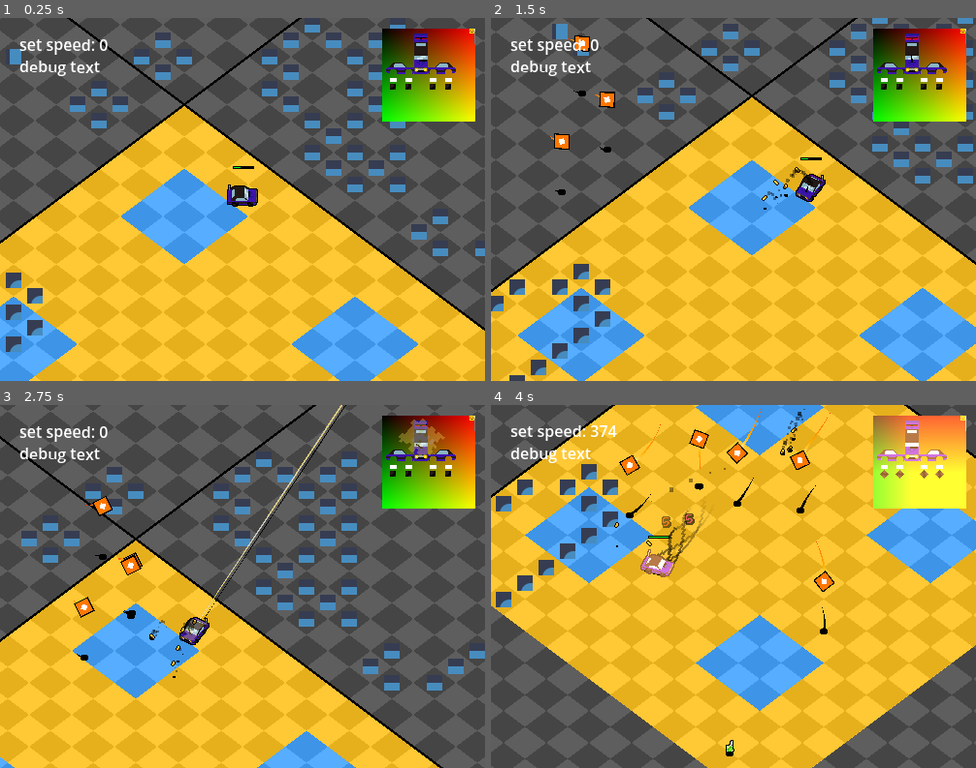
Above: before the commit, frames 1-4 (two rows, left to right).
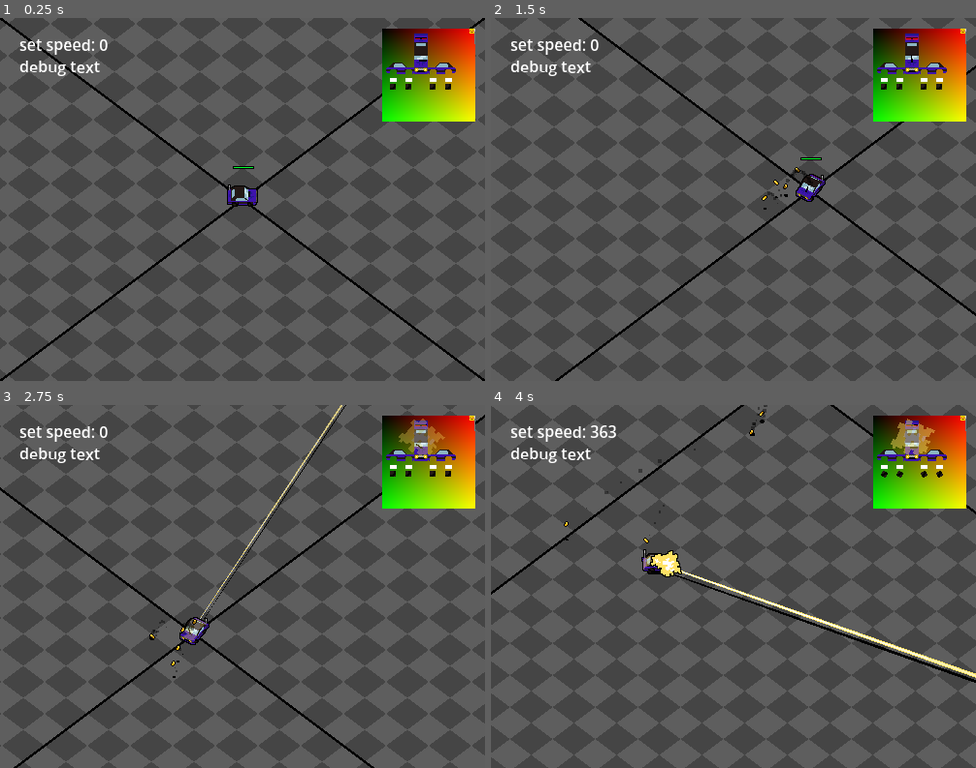
Above: after the commit, the same moments.

Repository: kaiakairos/yeehawDrive
Game: Godot game, scene res://world_scenes/test/test_enemy_spawning.tscn
Same seed, same stepped clock (60 frames per second), same inputs: the game is played once before the commit and once after it. Before the commit the project starts from res://world_scenes/test/test_track.tscn. The engine's default icon, where the game draws it, is replaced by a stand-in: a white triangle on a blue panel in a dark square.
Inputs (mouse positions are in pixels of both pictures, inside the frame that each line leads up to):
- Up to frame 1 (0.25 s): no input
- Up to frame 2 (1.5 s): tap Enter at 0.5 s; move the mouse to (840, 181) at 0.52 s; press the mouse at (840, 181) at 0.53 s; hold D (turnRight) 0.53-1.28 s; tap Space (hop) at 0.77 s; move the mouse to (636, 217) at 1.27 s; release the mouse at (636, 217) at 1.28 s; hold S (brake) from 1.28 s (still down); tap F (testKey) at 1.35 s
- Up to frame 3 (2.75 s): tap Space (hop) at 1.52 s; move the mouse to (291, 506) at 2.02 s; release S (brake) at 2.03 s; press the mouse at (291, 506) at 2.03 s; hold D (turnRight) from 2.03 s (still down)
- Up to frame 4 (4 s): move the mouse to (709, 659) at 2.77 s; release D (turnRight) at 2.78 s; release the mouse at (709, 659) at 2.78 s; hold W (accelerate) 2.78-3.53 s; tap F (testKey) at 2.85 s; tap Space (hop) at 3.02, 3.77 s; move the mouse to (879, 640) at 3.52 s; press the mouse at (879, 640) at 3.53 s; hold A (turnLeft) from 3.53 s (still down)

The runs differ from the first frame. In frame 1, 72% of the frame differs, in the area x 0-100%, y 0-100%; in frame 2, 74%; in frame 3, 64%; in frame 4, 94%.

Commit message:
end of irl jam day

Diff:
--- a/autoload/GlobalReference.gd
+++ b/autoload/GlobalReference.gd
@@ -2,3 +2,4 @@
 
 var player :PlayerCar
 var playerCamera :Camera2D
+var playerHealthComponent :HealthComponent
--- a/classes/classHealthComponent.gd
+++ b/classes/classHealthComponent.gd
@@ -16,12 +16,15 @@
 
 signal tookKnockback(amount:Vector2)
 signal healthUpdated(health:int,maxHealth:int)
+signal healed(amount:int)
 
 @export var isPlayer :bool = false
 
 func _ready() -> void:
 	setMaxHealth()
 	health = maxHealth
+	if isPlayer:
+		GlobalReference.playerHealthComponent = self
 
 func setMaxHealth() -> void:
 	maxHealth = defaultMaxHealth + (healthIncreasePerLevel * (healthUpgradeLevel-1))
@@ -52,10 +55,25 @@
 	emit_signal("tookDamage",amount)
 
 	emit_signal("healthUpdated",health,maxHealth)
-
 	if health <= 0 and !emittedKilled:
 		emit_signal("justgotkilled")
 		emittedKilled = true
 
+
+func heal(amount:int) -> void:
+	if emittedKilled:
+		return # don't heal if we've already died
+	health += amount
+	health = min(health,maxHealth)
+
+	var obj :DamageIndicator= damageIndicator.instantiate()
+	obj.displayNumber = amount
+	obj.displayColor = Color(0.407, 1.0, 0.0, 1.0)
+	obj.global_position = get_parent().global_position
+	get_parent().get_parent().add_child(obj)
+
+	emit_signal("healed",amount)
+	emit_signal("healthUpdated",health,maxHealth)
+
 func recieveKnockback(vel:Vector2) -> void:
 	emit_signal("tookKnockback",vel)
--- a/classes/classPickup.gd
+++ b/classes/classPickup.gd
@@ -27,7 +27,6 @@
 
 func _ready() -> void:
 	vely = -250.0
-	velocity = Vector2(60,60)
 	shadow.z_index = -5
 	area.monitoring = false
 	area.collision_layer = 16
@@ -108,6 +107,10 @@
 func getPickedUp() -> void:
 	state = 2
 	vely = -300.0
+	if GlobalReference.player.driftboost > 20.0:
+		amount *= 2
 
 func giveReward() -> void:
-	pass
+	match pickupType:
+		0: # health
+			GlobalReference.playerHealthComponent.heal(amount)
--- a/object_scenes/enemies/boidFlyer/boid_flyer.gd
+++ b/object_scenes/enemies/boidFlyer/boid_flyer.gd
@@ -79,7 +79,7 @@
 				for hitbox in response:
 					if hitbox.parentObject == GlobalReference.player:
 
-						hitbox.healthCompenent.dealDamage(5)
+						hitbox.healthCompenent.dealDamage(10)
 						hitPlayerInThisDash = true
 
 		states.DASHRECOVER:
@@ -168,6 +168,11 @@
 
 func _on_health_component_justgotkilled() -> void:
 	queue_free()
+	for i in range((randi() % 2) + 1):
+		var obj = load("res://object_scenes/pickups/healthPickup/health_pickup.tscn").instantiate()
+		obj.global_position = global_position
+		obj.velocity = velocity.rotated(randf_range(-0.1,0.1)) * randf_range(0.9,1.1)
+		get_parent().add_child(obj)
 
 
 func _on_health_component_took_knockback(amount: Vector2) -> void:
--- a/object_scenes/enemies/boidFlyer/boid_flyer.tscn
+++ b/object_scenes/enemies/boidFlyer/boid_flyer.tscn
@@ -78,7 +78,7 @@
 
 [node name="HealthComponent" type="Node" parent="." unique_id=210973293]
 script = ExtResource("4_7lida")
-defaultMaxHealth = 100933
+defaultMaxHealth = 50
 metadata/_custom_type_script = "uid://b2ojjqp0ucgev"
 
 [connection signal="justgotkilled" from="HealthComponent" to="." method="_on_health_component_justgotkilled"]
--- a/object_scenes/pickups/healthPickup/health_pickup.tscn
+++ b/object_scenes/pickups/healthPickup/health_pickup.tscn
@@ -22,8 +22,8 @@
 radius = 8.0
 
 [node name="HealthPickup" type="Node2D" unique_id=1088978428 node_paths=PackedStringArray("area", "nodeToHeightAdjust", "shadow", "trailLine")]
-position = Vector2(58, 62)
 script = ExtResource("1_tjuep")
+amount = 2
 area = NodePath("Area2D")
 nodeToHeightAdjust = NodePath("HeightOrigin")
 shadow = NodePath("Shadow")
--- a/object_scenes/player/playerCar.tscn
+++ b/object_scenes/player/playerCar.tscn
@@ -17,6 +17,7 @@
 [ext_resource type="Texture2D" uid="uid://8yj81ni5ykk5" path="res://object_scenes/player/sprites/brakeLight.png" id="13_k6d32"]
 [ext_resource type="Texture2D" uid="uid://dq8j105nqwnjt" path="res://object_scenes/player/sprites/wheelSpin.png" id="14_kpalf"]
 [ext_resource type="Script" uid="uid://ceonafxkm0wi8" path="res://object_scenes/player/hit_flash.gd" id="15_y8uur"]
+[ext_resource type="Texture2D" uid="uid://cgj4lvvw5dj4q" path="res://object_scenes/player/sprites/healEffect.png" id="18_5e2l8"]
 [ext_resource type="Script" uid="uid://b7m0ae0gibbw0" path="res://object_scenes/player/pickup_box.gd" id="18_smrv5"]
 
 [sub_resource type="Curve" id="Curve_rsetr"]
@@ -55,7 +56,7 @@
 colors = PackedColorArray(18.892157, 18.892157, 18.892157, 1, 18.892157, 0, 0, 1, 14.361845, 0, 0, 1, 18.892157, 9.323401, 9.323401, 1, 1, 1, 1, 1, 1.8005236, 0, 0, 1, 1.517972, 1.3916658, 1.1683453, 1, 1.200701, 0.7877348, 0.40112868, 1, 0, 0, 0, 1)
 
 [sub_resource type="CircleShape2D" id="CircleShape2D_4h0gv"]
-radius = 42.107006
+radius = 69.354164
 
 [node name="PlayerCar" type="CharacterBody2D" unique_id=1822216303 node_paths=PackedStringArray("spriteStackContainer", …(229 unchanged characters)…
 script = ExtResource("1_rsetr")
@@ -80,7 +81,6 @@
 
 [node name="HealthComponent" type="Node" parent="." unique_id=180869992]
 script = ExtResource("7_1pw4n")
-defaultMaxHealth = 300
 isPlayer = true
 metadata/_custom_type_script = "uid://b2ojjqp0ucgev"
 
@@ -299,6 +299,16 @@
 script = ExtResource("15_y8uur")
 hitflash = SubResource("Gradient_i67wl")
 
+[node name="HealEffect" type="Sprite2D" parent="SubViewport" unique_id=1653696497]
+position = Vector2(40, 42)
+scale = Vector2(20, 20)
+texture = ExtResource("18_5e2l8")
+
+[node name="HealFlash" type="ColorRect" parent="SubViewport" unique_id=1686140147]
+offset_right = 96.0
+offset_bottom = 96.0
+color = Color(0.7704825, 1, 0.5053218, 0)
+
 [node name="PickupBox" type="Area2D" parent="." unique_id=2044666378]
 collision_layer = 0
 collision_mask = 16
@@ -308,6 +318,7 @@
 [node name="CollisionShape2D" type="CollisionShape2D" parent="PickupBox" unique_id=1210781274]
 shape = SubResource("CircleShape2D_4h0gv")
 
+[connection signal="healed" from="HealthComponent" to="SubViewport" method="_on_health_component_healed"]
 [connection signal="healthUpdated" from="HealthComponent" to="." method="_on_health_component_health_updated"]
 [connection signal="healthUpdated" from="HealthComponent" to="ProgressBars/healthbar" method="updateMax"]
 [connection signal="tookDamage" from="HealthComponent" to="SubViewport/HitFlash" method="_on_health_component_took_damage"]
--- a/object_scenes/player/skinAnimations.gd
+++ b/object_scenes/player/skinAnimations.gd
@@ -10,6 +10,11 @@
 
 	$wheels/wheel3.rotate(parent.velocity.length() * delta * 0.06)
 	$wheels/wheel4.rotate(parent.velocity.length() * delta * 0.06)
+
+
+	$HealEffect.scale = $HealEffect.scale.move_toward(Vector2(19,19),delta*60.0)
+	$HealFlash.color.a = move_toward($HealFlash.color.a,0.0,delta*4.0)
+
 
 var playingWindshieldWiper :bool = false
 func playAnimWindshieldWiper() -> void:
@@ -32,3 +37,8 @@
 		await tweenBack.finished
 
 	playingWindshieldWiper = false
+
+
+func _on_health_component_healed(amount: int) -> void:
+	$HealEffect.scale = Vector2.ZERO
+	$HealFlash.color.a = 1.0
--- a/project.godot
+++ b/project.godot
@@ -11,7 +11,7 @@
 [application]
 
 config/name="yeehawDrive"
-run/main_scene="uid://ioga8i1ygycu"
+run/main_scene="uid://b2troqmejf1v7"
 config/features=PackedStringArray("4.7", "GL Compatibility")
 run/max_fps=60
 config/icon="res://icon.svg"
--- /dev/null
+++ b/world_scenes/test/test_enemy_spawning.gd
@@ -0,0 +1,29 @@
+extends Node2D
+
+# this is just a placeholder scene to get a basic gameplay loop available for a demo
+
+var enemyScene :PackedScene = preload("res://object_scenes/enemies/boidFlyer/boid_flyer.tscn")
+
+var enemySpawnTimer :float = 0.0
+
+func _process(delta: float) -> void:
+	enemySpawnTimer += delta
+
+	if enemySpawnTimer > 4.0:
+		spawnEnemy()
+		enemySpawnTimer = 0.0
+
+	if GlobalReference.playerHealthComponent.health <= 0:
+		get_tree().reload_current_scene()
+
+
+func spawnEnemy() -> void:
+
+	var erm :Array[Node] = get_tree().get_nodes_in_group("boidAvoid")
+
+	if erm.size() > 5:
+		return
+
+	var obj :BoidFlyer = enemyScene.instantiate()
+	obj.global_position = GlobalReference.player.global_position + Vector2(500,0).rotated(randf_range(-PI,PI))
+	add_child(obj)
--- /dev/null
+++ b/world_scenes/test/test_enemy_spawning.tscn
@@ -0,0 +1,10 @@
+[gd_scene format=3 uid="uid://b2troqmejf1v7"]
+
+[ext_resource type="PackedScene" uid="uid://b3fnthab616xg" path="res://object_scenes/player/playerCar.tscn" id="1_i650g"]
+[ext_resource type="Script" uid="uid://b85gtocsph76p" path="res://world_scenes/test/test_enemy_spawning.gd" id="1_msgng"]
+
+[node name="TestEnemySpawning" type="Node2D" unique_id=1036910431]
+y_sort_enabled = true
+script = ExtResource("1_msgng")
+
+[node name="PlayerCar" parent="." unique_id=1822216303 instance=ExtResource("1_i650g")]
--- a/world_scenes/test/test_track.tscn
+++ b/world_scenes/test/test_track.tscn
@@ -5,7 +5,6 @@
 [ext_resource type="Shader" uid="uid://br1i5ijo32w5" path="res://zeeg/shaders_materials/isoFlatten/isoFlatten.gdshader" id="3_pek5h"]
 [ext_resource type="Texture2D" uid="uid://bd7u8gcbsq7yv" path="res://icon.svg" id="4_gg5kx"]
 [ext_resource type="Texture2D" uid="uid://ceslsi3o8w7p5" path="res://world_scenes/test/sand.png" id="4_pek5h"]
-[ext_resource type="PackedScene" uid="uid://clioghtldn7s2" path="res://object_scenes/enemies/boidFlyer/boid_flyer.tscn" id="6_sgdyf"]
 [ext_resource type="PackedScene" uid="uid://7lg081jip8q" path="res://object_scenes/pickups/healthPickup/health_pickup.tscn" id="7_u4rqo"]
 
 [sub_resource type="ShaderMaterial" id="ShaderMaterial_35rhc"]
@@ -125,21 +124,6 @@
 tile_map_data = PackedByteArray("AAD7//v/AAABAAIAAAD7//z/AAABAAIAAAD3/wQAAAABAAIAAAD+////AAACAAEAAAD9////AAACAAEAAAD9/w …(2144 unchanged characters)…
 tile_set = SubResource("TileSet_kytb2")
 
-[node name="BoidFlyer" parent="." unique_id=1505610253 instance=ExtResource("6_sgdyf")]
-position = Vector2(-323, 29)
-
-[node name="BoidFlyer2" parent="." unique_id=232165077 instance=ExtResource("6_sgdyf")]
-position = Vector2(-323, 29)
-
-[node name="BoidFlyer3" parent="." unique_id=910860629 instance=ExtResource("6_sgdyf")]
-position = Vector2(-323, 29)
-
-[node name="BoidFlyer4" parent="." unique_id=912587965 instance=ExtResource("6_sgdyf")]
-position = Vector2(-323, 29)
-
-[node name="BoidFlyer5" parent="." unique_id=1700235740 instance=ExtResource("6_sgdyf")]
-position = Vector2(-327, 31)
-
 [node name="HealthPickup" parent="." unique_id=1088978428 instance=ExtResource("7_u4rqo")]
 position = Vector2(-71, 433)
 
@@ -148,3 +132,15 @@
 
 [node name="HealthPickup3" parent="." unique_id=2003844893 instance=ExtResource("7_u4rqo")]
 position = Vector2(155, 479)
+
+[node name="HealthPickup4" parent="." unique_id=750861143 instance=ExtResource("7_u4rqo")]
+position = Vector2(26, 413)
+
+[node name="HealthPickup5" parent="." unique_id=852474045 instance=ExtResource("7_u4rqo")]
+position = Vector2(145, 603)
+
+[node name="HealthPickup6" parent="." unique_id=178887275 instance=ExtResource("7_u4rqo")]
+position = Vector2(-112, 601)
+
+[node name="HealthPickup7" parent="." unique_id=1147888039 instance=ExtResource("7_u4rqo")]
+position = Vector2(16, 677)
Binary file added: object_scenes/player/sprites/healEffect.png
Not shown, added: object_scenes/player/sprites/healEffect.png.import
Not shown, added: world_scenes/test/test_enemy_spawning.gd.uid
